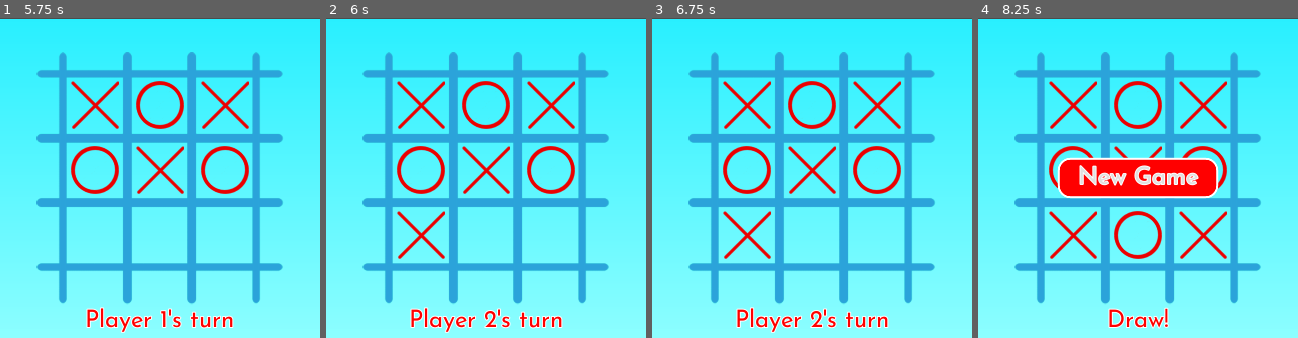
Above: before the commit, frames 1-4 (left to right).
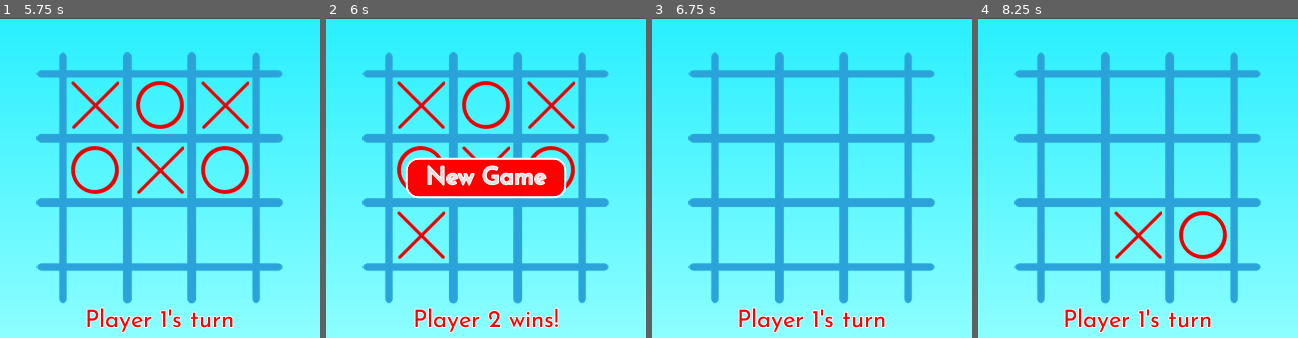
Above: after the commit, the same moments.

Repository: eimlav/tic-tac-godot
Game: Godot game, scene res://scenes/Main.tscn
The game is run twice, just before and just after one commit, with the same random seed, the same clock (stepped at 60 frames per second) and the same inputs.
Inputs (mouse positions are in pixels of both pictures, inside the frame that each line leads up to):
- Up to frame 1 (5.75 s): click "New Game" at 0.5 s; tap Enter at 1.25, 2.75, 4.25 s; move the mouse to (96, 104) at 1.27 s; click (96, 104) at 1.35 s; tap Space at 2, 3.5, 5 s; move the mouse to (160, 104) at 2.02 s; click (160, 104) at 2.1 s; move the mouse to (224, 104) at 2.77 s; click (224, 104) at 2.85 s; move the mouse to (96, 171) at 3.52 s; click (96, 171) at 3.6 s; move the mouse to (160, 171) at 4.27 s; click (160, 171) at 4.35 s; move the mouse to (224, 171) at 5.02 s; click (224, 171) at 5.1 s
- Up to frame 2 (6 s): move the mouse to (422, 235) at 5.77 s; click (422, 235) at 5.85 s
- Up to frame 3 (6.75 s): click (812, 178) at 6.5 s, where only the run after the commit has a clickable "New Game"
- Up to frame 4 (8.25 s): move the mouse to (1138, 235) at 7.27 s; click (1138, 235) at 7.35 s; move the mouse to (1202, 235) at 8.02 s; click (1202, 235) at 8.1 s

Frame 1 is identical in both runs. In frame 2, 8.0% of the frame differs, in the area x 24-76%, y 43-99%; in frame 3, 5.4%; in frame 4, 13%, in the area x 22-78%, y 19-99%.

Commit message:
Handle when player state does not exactly equal win state

Diff:
--- a/scenes/Main.gd
+++ b/scenes/Main.gd
@@ -79,7 +79,14 @@
 	var player_state = get_player_state(current_player)
 
 	for win_state in win_states:
-		if player_state == win_state:
+		var matches = 0
+
+		for win_pos in win_state:
+			if player_state.find(win_pos) == -1:
+				break
+			matches += 1
+
+		if matches == 3:
 			set_message("Player %s wins!" % (current_player + 1))
 			return end_game()
 
Not shown: 3 places in scenes/Main.tscn that only renumber resources
